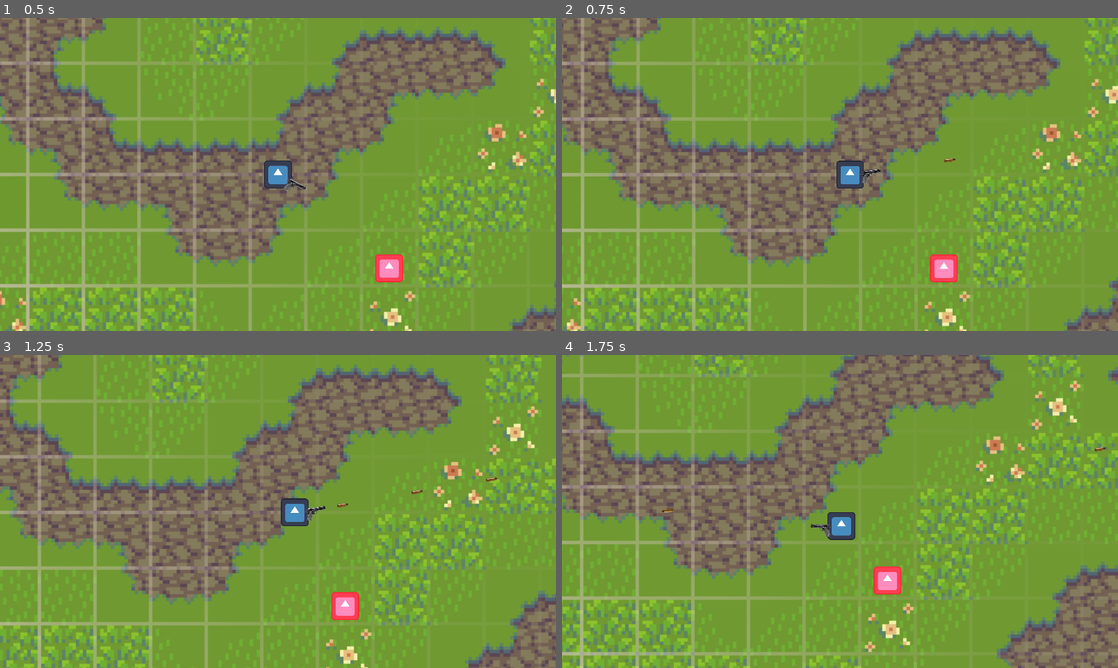
Above: before the commit, frames 1-4 (two rows, left to right).
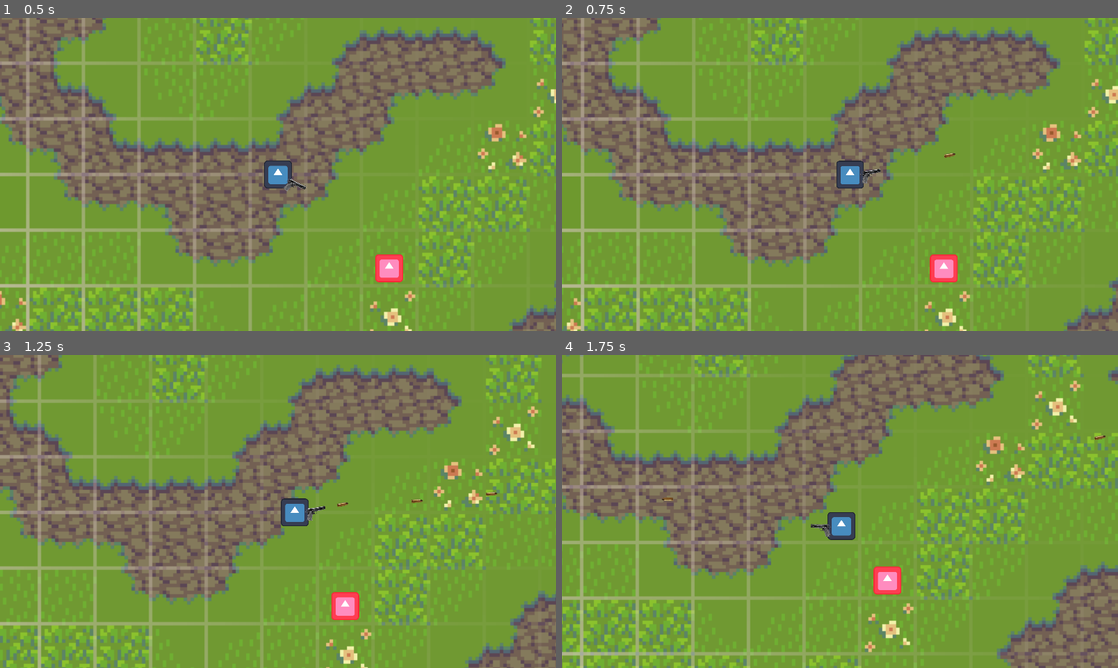
Above: after the commit, the same moments.

Repository: LaneMcMartin/NecromancerReloaded
Game: Godot game, scene res://Scenes/world.tscn
Two runs of this game, one before a commit and one after it. Both use one fixed random seed, a clock stepped at 60 frames per second and the inputs below. The engine's default icon, where the game draws it, is replaced by a stand-in: a white triangle on a blue panel in a dark square. Sound files missing from this copy of the repository are replaced by a short silence.
Inputs (mouse positions are in pixels of both pictures, inside the frame that each line leads up to):
- Up to frame 1 (0.5 s): no input
- Up to frame 2 (0.75 s): tap Enter at 0.5 s; move the mouse to (962, 158) at 0.52 s; press the mouse at (962, 158) at 0.53 s; hold D (Right) from 0.53 s (still down)
- Up to frame 3 (1.25 s): keep holding D (Right)
- Up to frame 4 (1.75 s): move the mouse to (728, 527) at 1.27 s; release D (Right) at 1.28 s; release the mouse at (728, 527) at 1.28 s; hold S (Down) from 1.28 s (still down); click (728, 527) at 1.35 s

Frame 1 is identical in both runs. In frame 2, less than 0.1% of the frame differs, in the area x 68-71%, y 43-47%; in frame 3, 0.1%, in the area x 60-90%, y 39-49%; in frame 4, less than 0.1%.

Commit message:
Tuned bullet spread

Diff:
--- a/Scripts/bullet.gd
+++ b/Scripts/bullet.gd
@@ -6,6 +6,7 @@
 # Export
 @export var speed = 2000
 @export var damage = 1
+@export var spread = 0.1
 
 # Public
 var bullet_normal = Vector2()
@@ -24,6 +25,7 @@
 
 func set_normal(input_normal):
 	bullet_normal = input_normal
+	bullet_normal.y += randf_range(-spread, spread)
 	rotation = bullet_normal.angle()
 
 func _on_body_entered(body):
Not shown: 2 places in Scenes/bullet.tscn that only renumber resources
